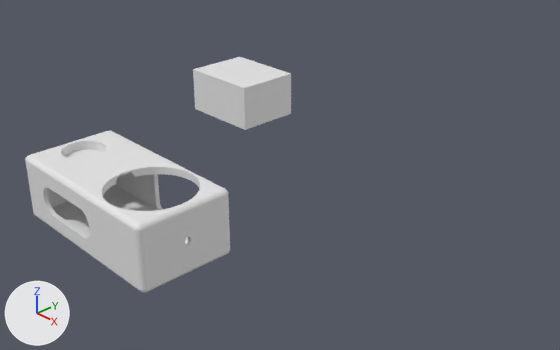
The Blender file [2026] Power Station Mini/Untitled.blend: old version first, new version second.
Before and after are seen from a 50 mm lens placed at (0.367, -0.224, 0.226), pointed at (0.026, 0.101, -0.003). Lighting does not change. The marker at lower left points along +X, +Y and +Z. The older version comes first.
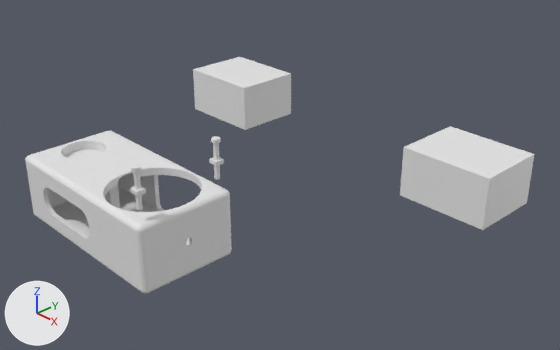
The change, as a list of edits to the scene's bpy script:
```text
Add mat_material_008:
    mat_material_008 = principled_material('Material.008')
    mat_material_008.base_color = (0.8, 0.8, 0.8)  # white #e7e7e7
Add me_cube_007:
    me_cube_007.from_pydata(...)  # a box spanning x -1.0..1.0, y -1.0..1.0, z -1.0..1.0
Add me_cylinder_005:
    me_cylinder_005.from_pydata(...)  # 200 vertices, 102 faces; spans x -1.0..1.0, y -1.0..1.0, z -1.0..1.0
Add me_cube_002:
    me_cube_002.from_pydata([(0.0328, -0.0262, 0.0179), (0.0328, 0.0262, 0.018), (0.0328, -0.0262, -0.018), (0.0328, 0.0262, -0.0179), (-0.0328, -0.0262, 0.0179), (-0.0328, 0.0262, 0.018), (-0.0328, -0.0262, -0.018), (-0.0328, 0.0262, -0.0179)], [], [(0, 4, 6, 2), (3, 2, 6, 7), (7, 6, 4, 5), (5, 1, 3, 7), (1, 0, 2, 3), (5, 4, 0, 1)])
    me_cube_002.materials.append(mat_material_008)  # white #e7e7e7
Add ob_cube_006:
    ob_cube_006 = bpy.data.objects.new('Cube.006', me_cube_007)
    ob_cube_006.location = (0.0512, -0.0267, 0.04)
    ob_cube_006.scale = (0.00315, 0.00275, 0.00125)
Add ob_cylinder_004:
    ob_cylinder_004 = bpy.data.objects.new('Cylinder.004', me_cylinder_005)
    ob_cylinder_004.location = (0.0512, -0.0267, 0.0406)
    ob_cylinder_004.scale = (0.00165, 0.00165, 0.0115)
Add ob_cube_005:
    ob_cube_005 = bpy.data.objects.new('Cube.005', me_cube_007.copy())
    ob_cube_005.location = (0.0512, 0.0268, 0.04)
    ob_cube_005.scale = (0.00315, 0.00275, 0.00125)
Add ob_cube_004:
    ob_cube_004 = bpy.data.objects.new('Cube.004', me_cube_007.copy())
    ob_cube_004.location = (-0.0221, 0.0, 0.0)
    ob_cube_004.scale = (0.00315, 0.00305, 0.01)
Add ob_cylinder_002:
    ob_cylinder_002 = bpy.data.objects.new('Cylinder.002', me_cylinder_005.copy())
    ob_cylinder_002.location = (0.0512, 0.0268, 0.0531)
    ob_cylinder_002.scale = (0.00265, 0.00265, 0.001)
Add ob_cylinder_001:
    ob_cylinder_001 = bpy.data.objects.new('Cylinder.001', me_cylinder_005.copy())
    ob_cylinder_001.location = (0.0512, 0.0268, 0.0406)
    ob_cylinder_001.scale = (0.00165, 0.00165, 0.0115)
Add ob_cube_003:
    ob_cube_003 = bpy.data.objects.new('Cube.003', me_cube_002)
    ob_cube_003.location = (0.1151, 0.1861, 0.0)
```

Changed parts and their boxes [x1, y1, x2, y2] in the pictures (560 x 350 px):
'Cube.003', added
    after: [400, 126, 534, 230]
'Cube.004', added
    after: [105, 185, 120, 208]
'Cylinder.004', added
    after: [133, 171, 143, 210]
'Cylinder.001', added
    after: [213, 143, 220, 179]
'Cube.006', added
    after: [130, 186, 146, 196]
'Cube.005', added
    after: [209, 157, 224, 166]
'Cylinder.002', added
    after: [211, 136, 221, 143]
